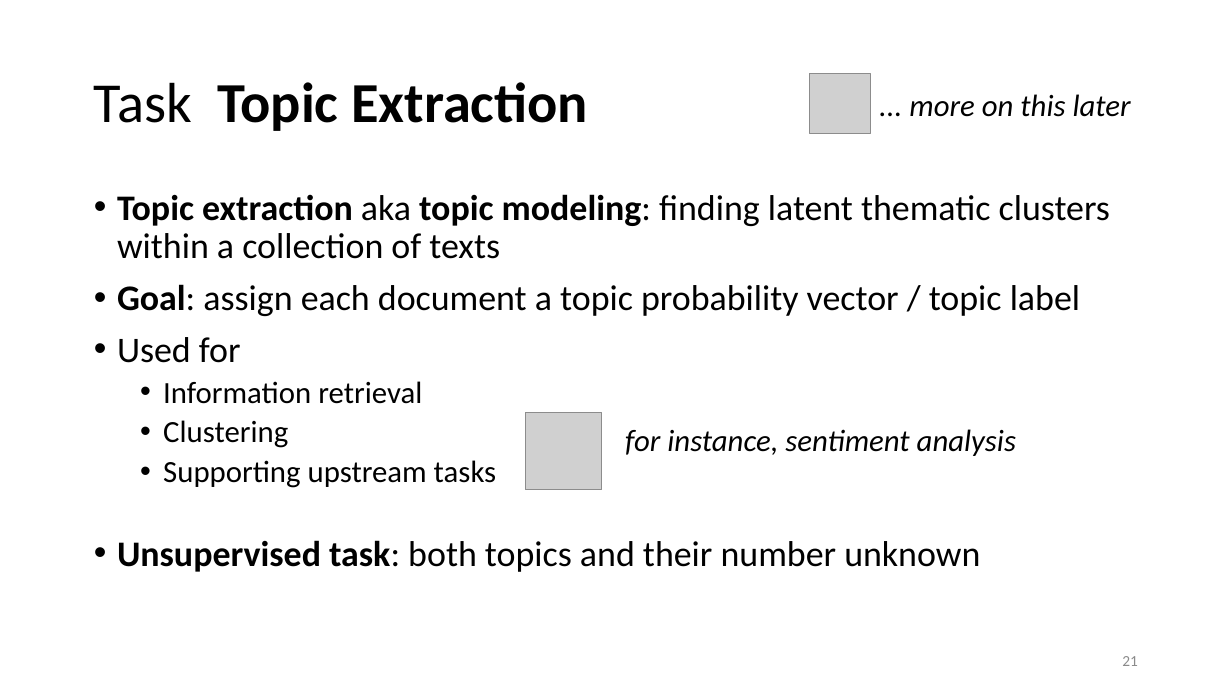
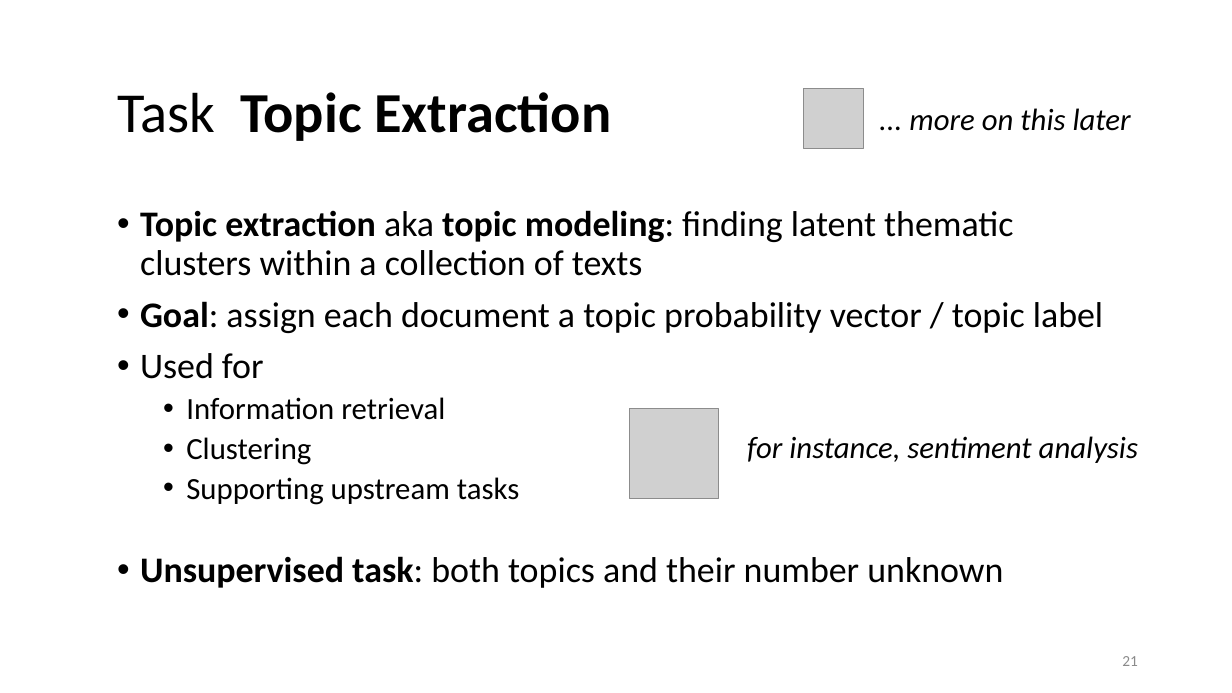
Before and after one commit to lisa-wm/consulting, a slide deck: slide 21 of 5_seminar/Contents_Part_01/Präsentation_Teil1.pptx. Drawn at 1232x693 pixels with LibreOffice and Linux fonts; fonts in the diff are those of the drawing; grey boxes stand for pictures. Boxes give left, top, right and bottom in pixels: in the first picture for what was removed or moved away, otherwise in the second. Text is boxed around its words. In the diff, an @@ line names an element or a change of style, - is before the commit and + after.

```diff
--- a/5_seminar/Contents_Part_01/Präsentation_Teil1.pptx
+++ b/5_seminar/Contents_Part_01/Präsentation_Teil1.pptx
@@ title "Task Topic Extraction" moved from (x1=94, y1=82, x2=588, y2=131) to (x1=117, y1=92, x2=611, y2=141) @@
@@ picture moved from (x1=810, y1=74, x2=870, y2=134) to (x1=803, y1=89, x2=863, y2=149) @@
@@ speech box "... more on this later" moved from (x1=871, y1=81, x2=1148, y2=127) to (x1=871, y1=96, x2=1148, y2=141) @@
@@ text "Topic extraction aka topic modeling: ..." rewrapped from (x1=117, y1=194, x2=1110, y2=572) to (x1=140, y1=210, x2=1103, y2=588) @@
@@ picture resized from (x1=525, y1=412, x2=602, y2=490) to (x1=629, y1=409, x2=718, y2=499) @@
@@ speech box "for instance, sentiment analysis" moved from (x1=616, y1=417, x2=1045, y2=462) to (x1=719, y1=424, x2=1148, y2=470) @@
@@ speech box "for instance, sentiment analysis" at (x1=719, y1=424, x2=1148, y2=470): alignment left to right @@
```
Also in this commit, not shown: 34 other slides changed, 9 other files.
